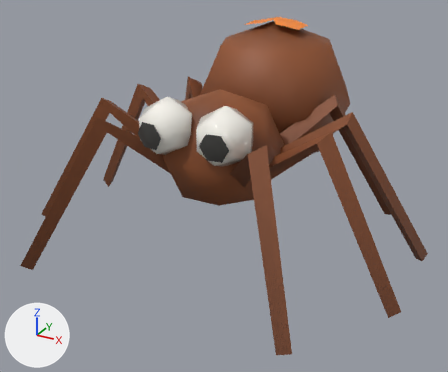
Renders of the glTF model public/models/spider.glb from each side of a commit.
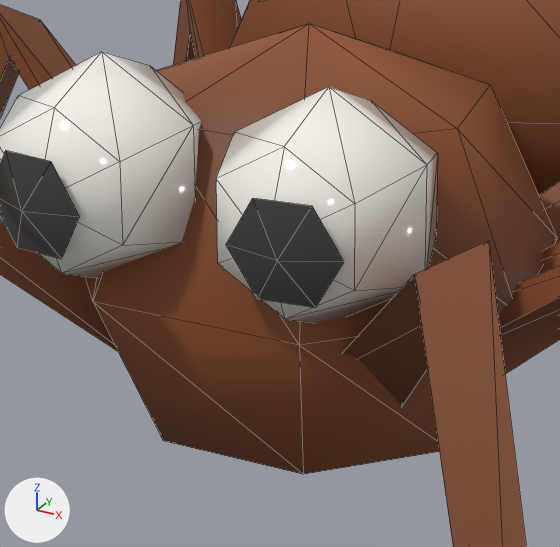
Each version is shown whole from a 50 mm lens placed at (0.0333, -0.0679, 0.0373), pointed at (-0.0002, -0.007, 0.0069), then close up on the part from 31% to 64% of the width and 22% to 60% of the height. Arrows for +X, +Y and +Z are at lower left; the lights stay in place. The older version's two pictures come first. The close-ups show mesh edges as thin lines. Vertices at exactly the same position are counted once.

Objects in the first close-up: 'spider_body'.
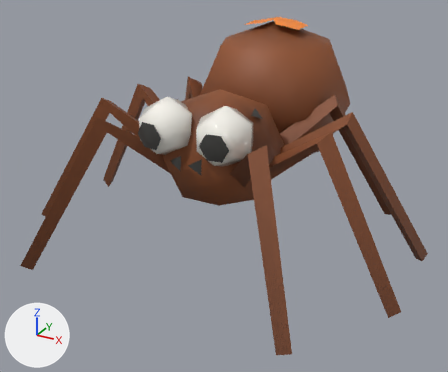
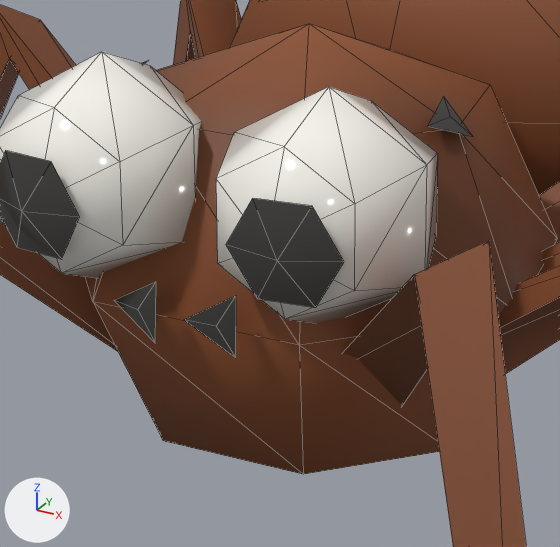
Changed parts and their boxes (x1, y1, x2, y2) in the close-ups (560 x 547 px):
part 1 of me_spider_body, added: after (114, 61, 473, 358)
part 2 of me_spider_body, recoloured: (156, 46, 513, 243) in both

The edits, one by one:
me_spider_body is used by ob_spider_body; location (0.0, 0.0, 0.0).
me_spider_body had 186 vertices, 280 faces and spanned x -0.0238..0.0238, y -0.0257..0.0176, z 0.0..0.0251.
me_spider_body now has 210 vertices, 298 faces and spans x -0.0238..0.0238, y -0.0257..0.0176, z 0.0..0.0251.
Part 1, on me_spider_body:
24 vertices are added at x -0.006..0.006, y -0.0157..-0.0087, z 0.0117..0.0179.
18 new faces join them, mat_spider_eye.
me_spider_body part 2: 10 kept faces spanning x -0.0076..0.0076, y -0.0149..-0.0036, z 0.0122..0.0192 get new vertex colours.
